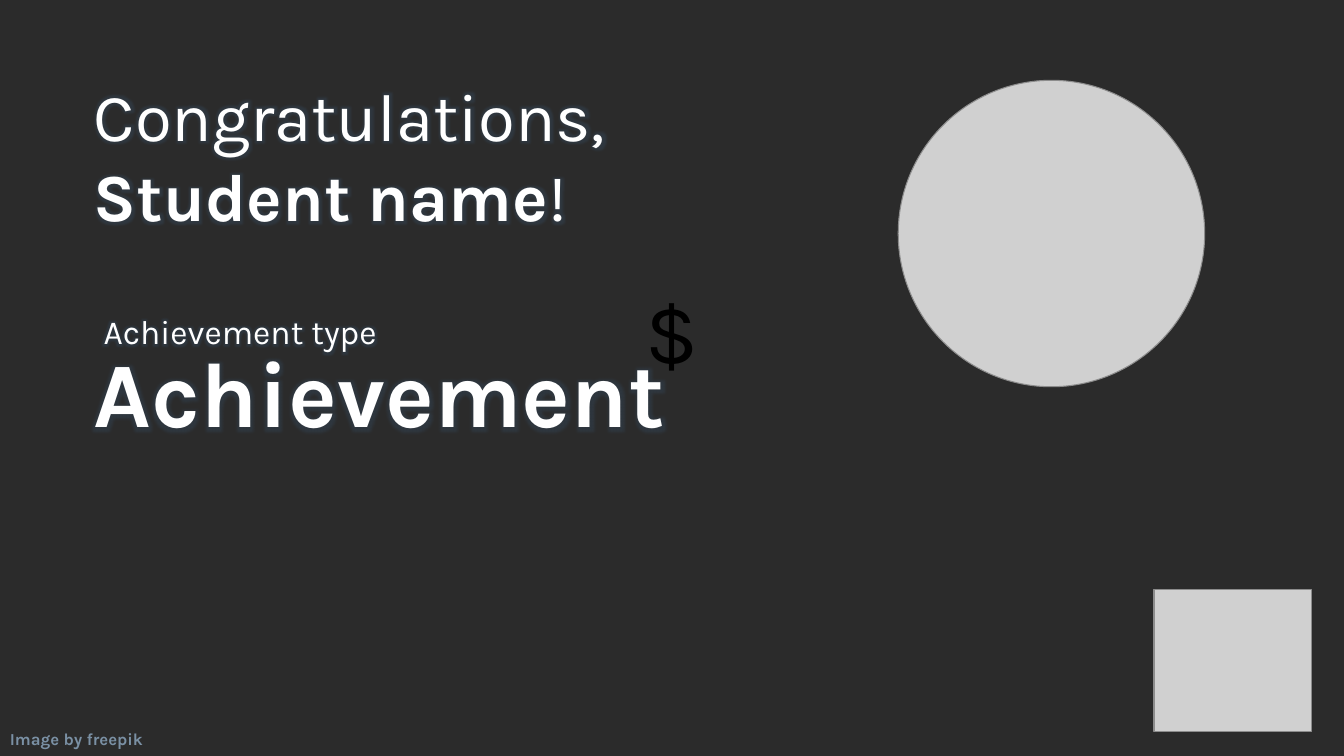
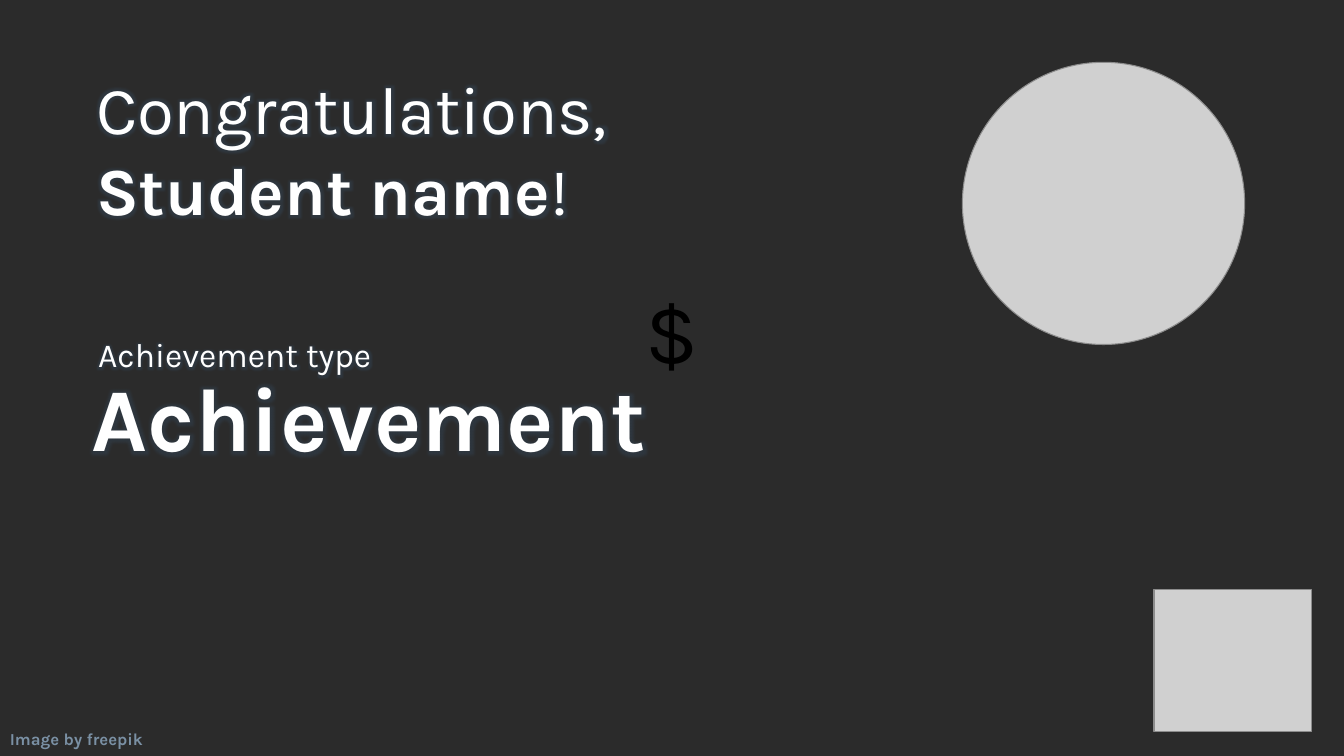
Before and after one commit to NKU-HCI-lab/public_hci-lab-resources, a slide deck: slide 1 of communication/congratulations/Template_congratulations.pptx. Drawn at 1344x756 pixels with LibreOffice and Linux fonts; fonts in the diff are those of the drawing; grey boxes stand for pictures; background and template pictures are left out; a plain dark background stands for a picture behind light text. Boxes give left, top, right and bottom in pixels: in the first picture for what was removed or moved away, otherwise in the second. Text is boxed around its words. In the diff, an @@ line names an element or a change of style, - is before the commit and + after.

Commit message:
Fixed template

```diff
--- a/communication/congratulations/Template_congratulations.pptx
+++ b/communication/congratulations/Template_congratulations.pptx
@@ text "Congratulations,": place and size @@
-text "Congratulations," at box(94, 94, 605, 222)
+text "Congratulations," at box(96, 87, 607, 216)
@@ picture: place and size @@
-picture at box(898, 81, 1205, 387)
+picture at box(963, 63, 1245, 345)
@@ text "Achievement type": place and size @@
-text "Achievement type" at box(104, 321, 376, 353)
+text "Achievement type" at box(98, 344, 371, 376)
@@ text "Achievement": place and size @@
-text "Achievement" at box(94, 344, 665, 429)
+text "Achievement" at box(92, 370, 646, 453)
@@ text "Achievement" at box(92, 370, 646, 453): size 66 to 64 pt @@
```
